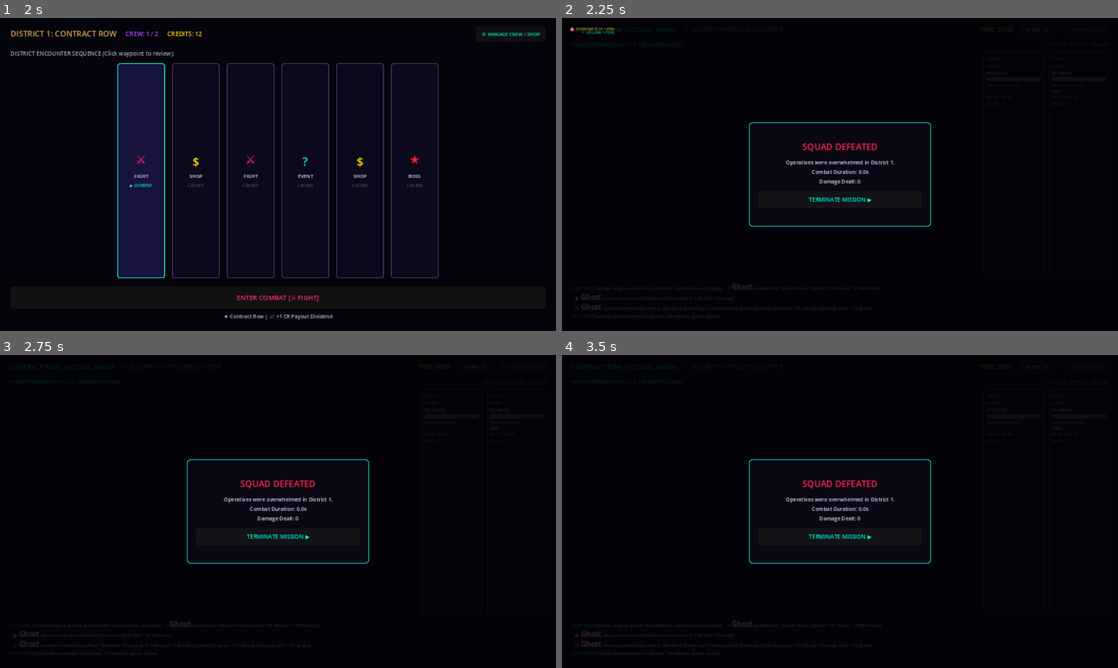
Above: before the commit, frames 1-4 (two rows, left to right).
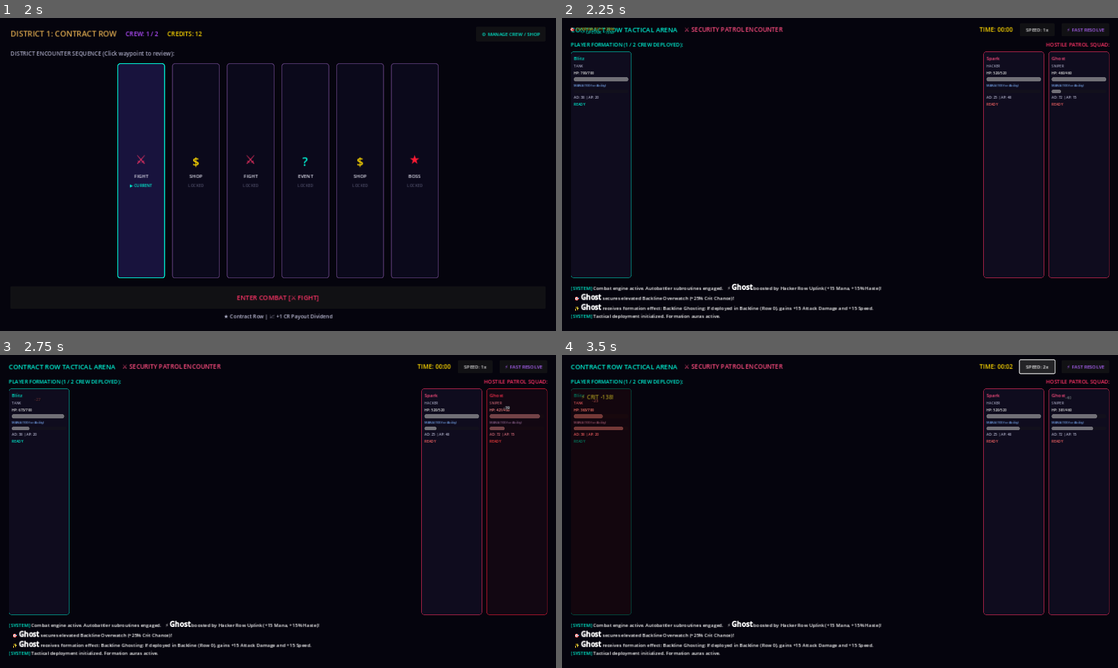
Above: after the commit, the same moments.

Repository: TheStickface/Cyberstack
Game: Godot game, scene res://src/ui/screens/Main.tscn
Two runs of this game, one before a commit and one after it. Both use one fixed random seed, a clock stepped at 60 frames per second and the inputs below.
Inputs:
- Up to frame 1 (2 s): click "[INITIATE JOB / NEW RUN]" at 0.5 s; click "▶ [LOCK IN & DEPLOY]" at 1.25 s
- Up to frame 2 (2.25 s): click "ENTER COMBAT [⚔ FIGHT]" at 2 s
- Up to frame 3 (2.75 s): no input
- Up to frame 4 (3.5 s): click "SPEED: 1x" at 2.75 s

Frame 1 is identical in both runs. In frame 2, 5.1% of the frame differs, in the area x 1-99%, y 2-97%; in frame 3, 5.2%; in frame 4, 5.6%, in the area x 1-99%, y 1-97%.
Error before the commit: Trying to assign value of type 'VBoxContainer' to a variable of type 'HBoxContainer'. (res://src/ui/screens/PrepScreen.gd:25)
Error after the commit: Trying to assign value of type 'VBoxContainer' to a variable of type 'HBoxContainer'. (res://src/ui/screens/PrepScreen.gd:27)

Commit message:
feat(debug): implement /loadout, /fight, and /hud telemetry inspector tools

Diff:
--- a/src/systems/RunManager.gd
+++ b/src/systems/RunManager.gd
@@ -40,13 +40,15 @@
 	shop_mgr = ShopManager.new(Constants.DEFAULT_STARTING_GOLD)
 	crew_mgr = CrewManager.new(1, _repo)
 
-	# Add starter unit
+	# Add starter unit to Frontline Center (Slot 1)
 	var starter_res = _repo.get_unit(starter_unit_id)
 	if starter_res:
-		crew_mgr.fielded_units.append(UnitInstance.new(starter_res))
+		var starter_inst = UnitInstance.new(starter_res)
+		crew_mgr.place_unit_on_grid(starter_inst, 1)
 		crew_mgr.recalculate_synergies()
 
 	run_districts = _repo.draw_run_districts(Constants.NORMAL_DISTRICTS_PER_RUN)
+
 	_load_district(current_district_index)
 
 func _load_district(dist_idx: int) -> void:
--- a/src/tools/DebugConsole.gd
+++ b/src/tools/DebugConsole.gd
@@ -34,6 +34,9 @@
 				"success": true,
 				"message": """[b]AVAILABLE DEBUG COMMANDS:[/b]
   /help — Show this command reference
+  /loadout <ai|runner|corp|fixer> — Equip 4-man max synergy team preset
+  /fight [boss|patrol|<boss_id>] [district] — Instant combat encounter jump
+  /hud (or F3) — Toggle real-time Combat Telemetry & DPS Inspector
   /gold <amount> — Add or modify credits
   /district <1-4> — Jump to district
   /spawn <unit_id> — Add operative to bench/field
@@ -47,6 +50,74 @@
   /inspect — Print current crew synergy breakdown"""
 			}
 
+		"loadout", "preset":
+			if args.is_empty():
+				return {"success": false, "message": "Usage: /loadout <ai|runner|corp|fixer>"}
+			var preset = args[0].to_lower()
+			if gm and gm.active_run_manager and gm.active_run_manager.crew_mgr:
+				var cm: CrewManager = gm.active_run_manager.crew_mgr
+				cm.current_district = 4 # Unlock slots for test squad
+				cm.tactical_grid = [null, null, null, null, null, null]
+				cm.benched_units.clear()
+				cm.augment_inventory.clear()
+
+				var u_ids: Array[String] = []
+				var aug_ids: Array[String] = []
+				match preset:
+					"ai", "ai_overclock":
+						u_ids = ["ai_bastion", "ai_cipher", "ai_siphon", "ai_bastion"]
+						aug_ids = ["rare_neural_synapse", "common_neural_link", "rare_neural_synapse"]
+					"runner", "runner_kinetic":
+						u_ids = ["runner_blitz", "runner_rampart", "runner_nexus", "runner_phantom"]
+						aug_ids = ["common_kinetic_plating", "rare_kinetic_rail", "legendary_kinetic_destroyer"]
+					"corp", "corp_phalanx":
+						u_ids = ["corp_sentinel", "corp_breacher", "corp_deadeye", "corp_operative"]
+						aug_ids = ["rare_thermal_exhaust", "common_kinetic_plating", "rare_thermal_exhaust"]
+					"fixer", "fixer_vamp":
+						u_ids = ["fixer_broker", "fixer_bouncer", "fixer_doc", "street_ghost"]
+						aug_ids = ["rare_viral_siphon", "rare_viral_cascade", "rare_viral_siphon"]
+					_:
+						return {"success": false, "message": "Unknown preset '%s'. Options: ai, runner, corp, fixer" % preset}
+
+				for i in range(u_ids.size()):
+					var u_res = repo.get_unit(u_ids[i])
+					if u_res:
+						var inst = UnitInstance.new(u_res)
+						inst.star_level = 2
+						if i < aug_ids.size():
+							var a_res = repo.get_augment(aug_ids[i])
+							if a_res and inst.can_equip_augment(0, a_res):
+								inst.equip_augment(0, a_res)
+						cm.place_unit_on_grid(inst, i)
+
+				cm.recalculate_synergies()
+				if main_node and main_node.has_node("ScreenContainer"):
+					var sc = main_node.get_node("ScreenContainer")
+					for ch in sc.get_children():
+						if ch is PrepScreen: ch._refresh_all()
+				return {"success": true, "message": "Equipped archetype loadout '%s' (4 units, Tier-2, slotted)." % preset}
+			return {"success": false, "message": "No active run available."}
+
+		"fight", "battle":
+			if gm and gm.active_run_manager:
+				var target_type = args[0] if not args.is_empty() else "patrol"
+				var dist_num = int(args[1]) if args.size() > 1 else gm.active_run_manager.current_district_index
+				var is_boss = target_type.begins_with("boss") or target_type == "boss"
+				gm.active_run_manager.current_district_index = dist_num
+				gm.start_combat_encounter(is_boss, repo)
+				return {"success": true, "message": "Instantly launched combat encounter (%s, District %d)!" % [target_type, dist_num]}
+			return {"success": false, "message": "No active GameManager available."}
+
+		"hud", "dps":
+			if main_node and main_node.has_node("ScreenContainer"):
+				var sc = main_node.get_node("ScreenContainer")
+				for ch in sc.get_children():
+					if ch is CombatMockArena and ch.telemetry_hud:
+						var st = ch.telemetry_hud.toggle_visibility()
+						return {"success": true, "message": "Combat Telemetry HUD: %s" % ("ENABLED" if st else "DISABLED")}
+			return {"success": false, "message": "Combat arena is not currently active (Press F3 during combat)."}
+
+
 		"metrics", "analytics", "telemetry":
 			if gm:
 				gm.open_metrics()
--- /dev/null
+++ b/src/ui/components/CombatTelemetryHUD.gd
@@ -0,0 +1,180 @@
+class_name CombatTelemetryHUD
+extends PanelContainer
+
+## Real-Time In-Game Diagnostic & Combat Telemetry HUD
+## Provides live DPS tracking, damage mitigation meters, active DoT inspectors, and speed controls
+
+var arena: Object = null # Reference to CombatMockArena
+var is_active: bool = false
+var is_paused: bool = false
+
+# UI References
+var dps_label: Label = null
+var stats_label: Label = null
+var dot_tracker_label: Label = null
+var speed_btn_group: HBoxContainer = null
+
+func _init(p_arena: Object = null) -> void:
+	arena = p_arena
+	_build_ui()
+
+func _ready() -> void:
+	set_anchors_and_offsets_preset(Control.PRESET_TOP_RIGHT)
+	position = Vector2(-380, 45)
+	size = Vector2(360, 260)
+	visible = false
+
+func _build_ui() -> void:
+	custom_minimum_size = Vector2(360, 240)
+
+	var style = StyleBoxFlat.new()
+	style.bg_color = Color(0.04, 0.03, 0.08, 0.92)
+	style.border_width_left = 2
+	style.border_width_top = 2
+	style.border_width_right = 2
+	style.border_width_bottom = 2
+	style.border_color = Color(0.0, 0.95, 0.83, 0.85)
+	style.corner_radius_top_left = 6
+	style.corner_radius_top_right = 6
+	style.corner_radius_bottom_right = 6
+	style.corner_radius_bottom_left = 6
+	add_theme_stylebox_override("panel", style)
+
+	var margin = MarginContainer.new()
+	margin.add_theme_constant_override("margin_left", 10)
+	margin.add_theme_constant_override("margin_top", 8)
+	margin.add_theme_constant_override("margin_right", 10)
+	margin.add_theme_constant_override("margin_bottom", 8)
+	add_child(margin)
+
+	var vbox = VBoxContainer.new()
+	vbox.add_theme_constant_override("separation", 6)
+	margin.add_child(vbox)
+
+	# Header
+	var header = Label.new()
+	header.text = "⚡ COMBAT TELEMETRY & DPS INSPECTOR [F3]"
+	header.add_theme_font_size_override("font_size", 10)
+	header.add_theme_color_override("font_color", Color(0.0, 0.95, 0.83))
+	vbox.add_child(header)
+
+	# Speed / Stepper Control Row
+	var ctrl_row = HBoxContainer.new()
+	ctrl_row.add_theme_constant_override("separation", 4)
+	vbox.add_child(ctrl_row)
+
+	var pause_btn = Button.new()
+	pause_btn.text = "⏸ PAUSE"
+	pause_btn.add_theme_font_size_override("font_size", 8)
+	pause_btn.pressed.connect(_on_toggle_pause)
+	ctrl_row.add_child(pause_btn)
+
+	var step_btn = Button.new()
+	step_btn.text = "⏯ STEP"
+	step_btn.add_theme_font_size_override("font_size", 8)
+	step_btn.pressed.connect(_on_step_frame)
+	ctrl_row.add_child(step_btn)
+
+	var speeds = [0.2, 1.0, 2.0, 4.0]
+	for spd in speeds:
+		var btn = Button.new()
+		btn.text = "%.1fx" % spd
+		btn.add_theme_font_size_override("font_size", 8)
+		btn.pressed.connect(func(): _set_combat_speed(spd))
+		ctrl_row.add_child(btn)
+
+	# Live Meters
+	dps_label = Label.new()
+	dps_label.text = "PLAYER DPS: 0.0 | ENEMY DPS: 0.0"
+	dps_label.add_theme_font_size_override("font_size", 9)
+	dps_label.add_theme_color_override("font_color", Color(1.0, 0.85, 0.2))
+	vbox.add_child(dps_label)
+
+	stats_label = Label.new()
+	stats_label.text = "Damage: 0 Physical / 0 Spell\nMitigation: 0 Shields Absorbed"
+	stats_label.add_theme_font_size_override("font_size", 8)
+	stats_label.add_theme_color_override("font_color", Color(0.8, 0.8, 0.9))
+	vbox.add_child(stats_label)
+
+	var sep = HSeparator.new()
+	vbox.add_child(sep)
+
+	# Active Buffs & Debuffs Monitor
+	dot_tracker_label = Label.new()
+	dot_tracker_label.text = "ACTIVE FORMATION EFFECTS:\n- Tank Kinetic Guards: Active\n- Hacker Mesh Uplinks: Active"
+	dot_tracker_label.add_theme_font_size_override("font_size", 8)
+	dot_tracker_label.add_theme_color_override("font_color", Color(0.5, 0.9, 1.0))
+	vbox.add_child(dot_tracker_label)
+
+func toggle_visibility() -> bool:
+	visible = not visible
+	is_active = visible
+	return visible
+
+func _process(_delta: float) -> void:
+	if not visible or arena == null:
+		return
+	_update_telemetry_data()
+
+func _unhandled_input(event: InputEvent) -> void:
+	if event is InputEventKey and event.pressed and not event.echo:
+		if event.keycode == KEY_F3:
+			toggle_visibility()
+			get_viewport().set_input_as_handled()
+		elif visible and event.keycode == KEY_SPACE:
+			_on_toggle_pause()
+			get_viewport().set_input_as_handled()
+		elif visible and event.keycode == KEY_PERIOD:
+			_on_step_frame()
+			get_viewport().set_input_as_handled()
+
+func _update_telemetry_data() -> void:
+	if arena == null:
+		return
+
+	var b_time = maxf(0.1, arena.battle_time)
+	var p_dmg = arena.player_total_damage_dealt if "player_total_damage_dealt" in arena else 0.0
+	var e_dmg = arena.enemy_total_damage_dealt if "enemy_total_damage_dealt" in arena else 0.0
+
+	if dps_label:
+		dps_label.text = "PLAYER DPS: %.1f | ENEMY DPS: %.1f (Time: %.1fs)" % [
+			p_dmg / b_time, e_dmg / b_time, b_time
+		]
+
+	if stats_label:
+		var p_alive = 0
+		for p in arena.player_states:
+			if p.alive: p_alive += 1
+		var e_alive = 0
+		for e in arena.enemy_states:
+			if e.alive: e_alive += 1
+
+		stats_label.text = "Surviving Operatives: %d Player vs %d Enemy\nSpeed: %.1fx | Status: %s" % [
+			p_alive, e_alive, arena.speed_multiplier if "speed_multiplier" in arena else 1.0,
+			"PAUSED" if is_paused else "RUNNING"
+		]
+
+	if dot_tracker_label and "player_tether_overlay" in arena and arena.player_tether_overlay:
+		var t_count = arena.player_tether_overlay.active_tethers.size()
+		dot_tracker_label.text = "ACTIVE FORMATION TETHERS: %d Active Links\n- Tank Kinetic Guards\n- Hacker Row Uplinks\n- Fixer Adjacent Bio-Links" % t_count
+
+func _on_toggle_pause() -> void:
+	if arena == null: return
+	is_paused = not is_paused
+	if is_paused:
+		arena.speed_multiplier = 0.0
+	else:
+		arena.speed_multiplier = 1.0
+
+func _on_step_frame() -> void:
+	if arena == null: return
+	if "battle_active" in arena and arena.battle_active:
+		arena._tick_squad(arena.player_states, arena.enemy_states, 0.1)
+		arena._tick_squad(arena.enemy_states, arena.player_states, 0.1)
+		arena._update_all_bars()
+		arena._check_battle_end()
+
+func _set_combat_speed(spd: float) -> void:
+	if arena == null: return
+	is_paused = false
+	arena.speed_multiplier = spd
--- a/src/ui/screens/CombatMockArena.gd
+++ b/src/ui/screens/CombatMockArena.gd
@@ -66,9 +66,11 @@
 	_setup_arena()
 
 const TacticalTetherOverlayScript = preload("res://src/ui/components/TacticalTetherOverlay.gd")
+const CombatTelemetryHUDScript = preload("res://src/ui/components/CombatTelemetryHUD.gd")
 
 var player_tether_overlay: Control = null
 var enemy_tether_overlay: Control = null
+var telemetry_hud: Control = null
 
 func _setup_arena() -> void:
 	if combat_payload.is_empty():
@@ -105,7 +107,12 @@
 		enemy_tether_overlay.set_anchors_and_offsets_preset(Control.PRESET_FULL_RECT)
 		enemy_container.get_parent().add_child(enemy_tether_overlay)
 
+	if telemetry_hud == null or not is_instance_valid(telemetry_hud):
+		telemetry_hud = CombatTelemetryHUDScript.new(self)
+		add_child(telemetry_hud)
+
 	call_deferred("_update_combat_tethers")
+
 
 	battle_time = 0.0
 	battle_active = true
--- a/src/ui/screens/Main.gd
+++ b/src/ui/screens/Main.gd
@@ -65,15 +65,18 @@
 
 func _show_prep_screen() -> void:
 	var screen: PrepScreen = PrepScreenScene.instantiate()
-	screen_container.add_child(screen)
-	current_screen_node = screen
-
 	if get_node_or_null("/root/GameManager"):
 		var gm = get_node("/root/GameManager")
 		if gm.active_run_manager:
+			screen.run_mgr = gm.active_run_manager
 			screen.shop_mgr = gm.active_run_manager.shop_mgr
 			screen.crew_mgr = gm.active_run_manager.crew_mgr
-			screen._refresh_all()
+			screen.repo = gm.active_run_manager._repo
+	screen_container.add_child(screen)
+	current_screen_node = screen
+	if screen.shop_mgr and screen.crew_mgr:
+		screen._refresh_all()
+
 
 func _show_combat_screen() -> void:
 	var screen: CombatMockArena = CombatArenaScene.instantiate()
--- a/src/ui/screens/PrepScreen.gd
+++ b/src/ui/screens/PrepScreen.gd
@@ -10,8 +10,10 @@
 const DataRepoScript = preload("res://src/systems/DataRepository.gd")
 
 var repo: Object = null
+var run_mgr: RunManager = null
 var shop_mgr: ShopManager = null
 var crew_mgr: CrewManager = null
+
 
 # Selection state for slotting
 var selected_inventory_aug: AugmentResource = null
@@ -37,9 +39,14 @@
 	if get_node_or_null("/root/GameManager") and get_node("/root/GameManager").active_run_manager:
 		var gm = get_node("/root/GameManager")
 		var rm = gm.active_run_manager
+		run_mgr = rm
 		repo = rm._repo if rm._repo else DataRepoScript.new()
 		shop_mgr = rm.shop_mgr
 		crew_mgr = rm.crew_mgr
+	elif run_mgr:
+		repo = run_mgr._repo if run_mgr._repo else DataRepoScript.new()
+		shop_mgr = run_mgr.shop_mgr
+		crew_mgr = run_mgr.crew_mgr
 	else:
 		repo = DataRepoScript.new()
 		repo.load_all_data("res://data")
@@ -47,11 +54,17 @@
 		crew_mgr = CrewManager.new(1, repo)
 		var starter_unit = repo.get_unit("runner_blitz")
 		if starter_unit:
-			crew_mgr.fielded_units.append(UnitInstance.new(starter_unit))
+			crew_mgr.place_unit_on_grid(UnitInstance.new(starter_unit), 1)
 		shop_mgr.generate_shop_offerings(1, repo)
 
-	crew_mgr.recalculate_synergies()
-	_refresh_all()
+	# Ensure shop is generated if empty
+	if shop_mgr and shop_mgr.unit_slots.is_empty() and shop_mgr.augment_slots.is_empty():
+		shop_mgr.generate_shop_offerings(crew_mgr.current_district, repo, Constants.DEFAULT_CREW_SHOP_SLOTS, Constants.DEFAULT_AUGMENT_SHOP_SLOTS, false, shop_mgr.active_district_res)
+
+	if crew_mgr:
+		crew_mgr.recalculate_synergies()
+	_refresh_all()
+
 
 func _refresh_all() -> void:
 	_refresh_top_bar()
--- a/tests/test_debug_console.gd
+++ b/tests/test_debug_console.gd
@@ -65,3 +65,23 @@
 		return {"passed": false, "message": "Granted augment should be in inventory", "assertions": 4}
 
 	return {"passed": true, "assertions": 4}
+
+func test_loadout_and_fight_commands() -> Dictionary:
+	var gm = GameManagerScript.new()
+	gm.start_new_game("runner_blitz", repo)
+
+	# Test /loadout command
+	var loadout_res = console.execute_command("/loadout runner", gm)
+	if not loadout_res.success:
+		return {"passed": false, "message": "/loadout runner failed: %s" % loadout_res.message, "assertions": 1}
+	if gm.active_run_manager.crew_mgr.fielded_units.size() != 4:
+		return {"passed": false, "message": "Loadout should populate 4 fielded units, got %d" % gm.active_run_manager.crew_mgr.fielded_units.size(), "assertions": 2}
+
+	# Test /fight command
+	var fight_res = console.execute_command("/fight boss 2", gm)
+	if not fight_res.success:
+		return {"passed": false, "message": "/fight boss 2 failed: %s" % fight_res.message, "assertions": 3}
+	if gm.current_state != GameManagerScript.GameState.COMBAT:
+		return {"passed": false, "message": "State should be COMBAT after /fight, got %d" % gm.current_state, "assertions": 4}
+
+	return {"passed": true, "assertions": 4}
